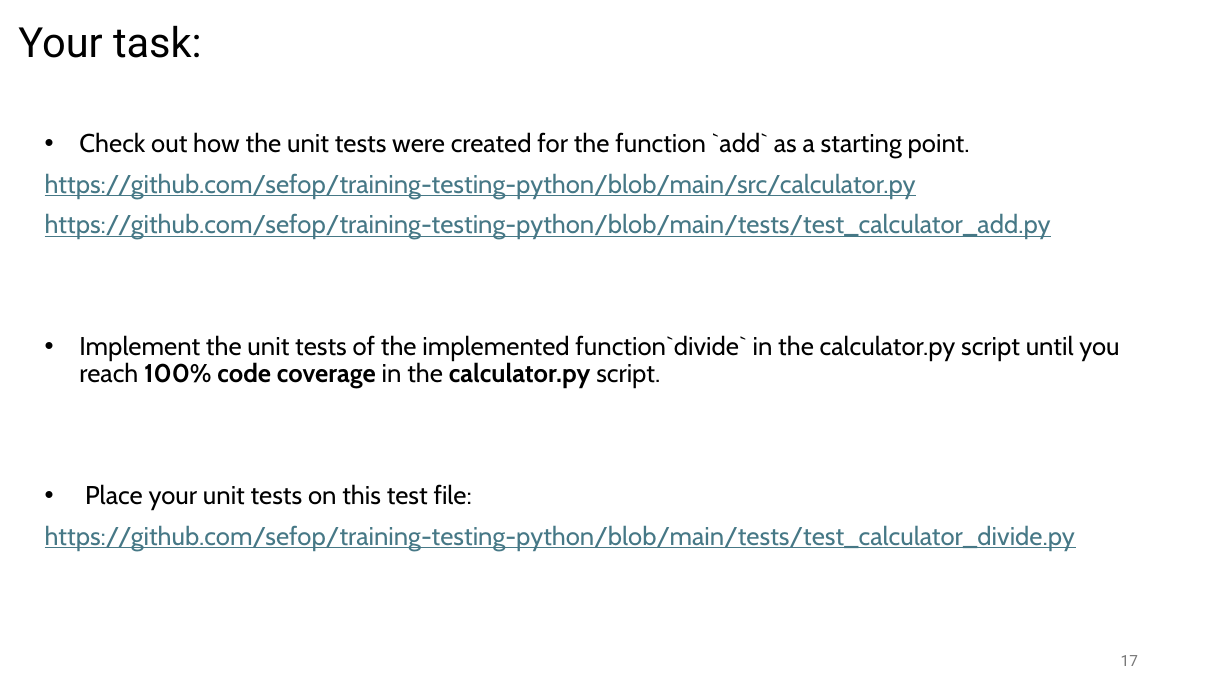
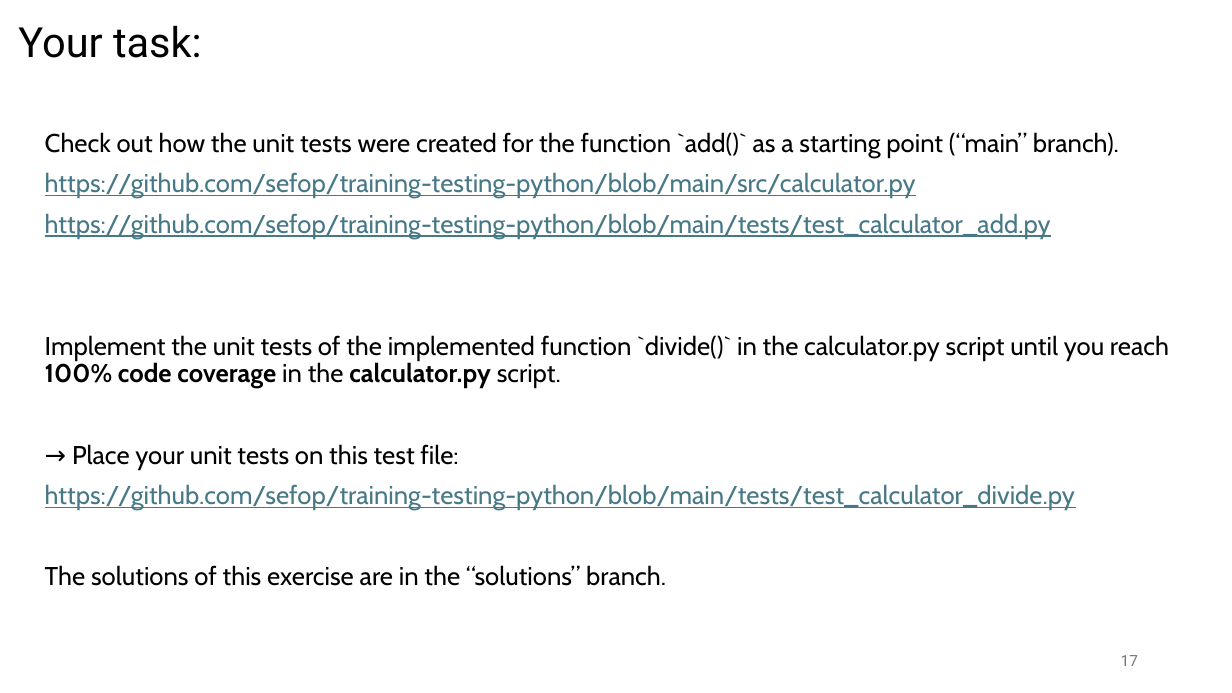
Before and after one commit to sefop/training-testing-python, a slide deck: slide 17 of exercises/1_unit-tests-and-coverage/instructions.pptx. Drawn at 1232x693 pixels with LibreOffice and Linux fonts; fonts in the diff are those of the drawing. Boxes give left, top, right and bottom in pixels: in the first picture for what was removed or moved away, otherwise in the second. Text is boxed around its words. In the diff, an @@ line names an element or a change of style, - is before the commit and + after.

```diff
--- a/exercises/1_unit-tests-and-coverage/instructions.pptx
+++ b/exercises/1_unit-tests-and-coverage/instructions.pptx
@@ text at (x1=45, y1=132, x2=1119, y2=158): text changed @@
-• Check out how the unit tests were created for the function `add` as a starting point.
+Check out how the unit tests were created for the function `add()` as a starting point (“main” branch).
@@ text at (x1=45, y1=335, x2=1169, y2=469): text changed @@
-• Implement the unit tests of the implemented function`divide` in the calculator.py script until you reach 100% code coverage in the calculator.py script.
-• Place your unit tests on this test file:
+Implement the unit tests of the implemented function `divide()` in the calculator.py script until you reach 100% code coverage in the calculator.py script.
+→ Place your unit tests on this test file:
@@ text at (x1=45, y1=565, x2=666, y2=586): paragraph added @@
+The solutions of this exercise are in the “solutions” branch.
```
